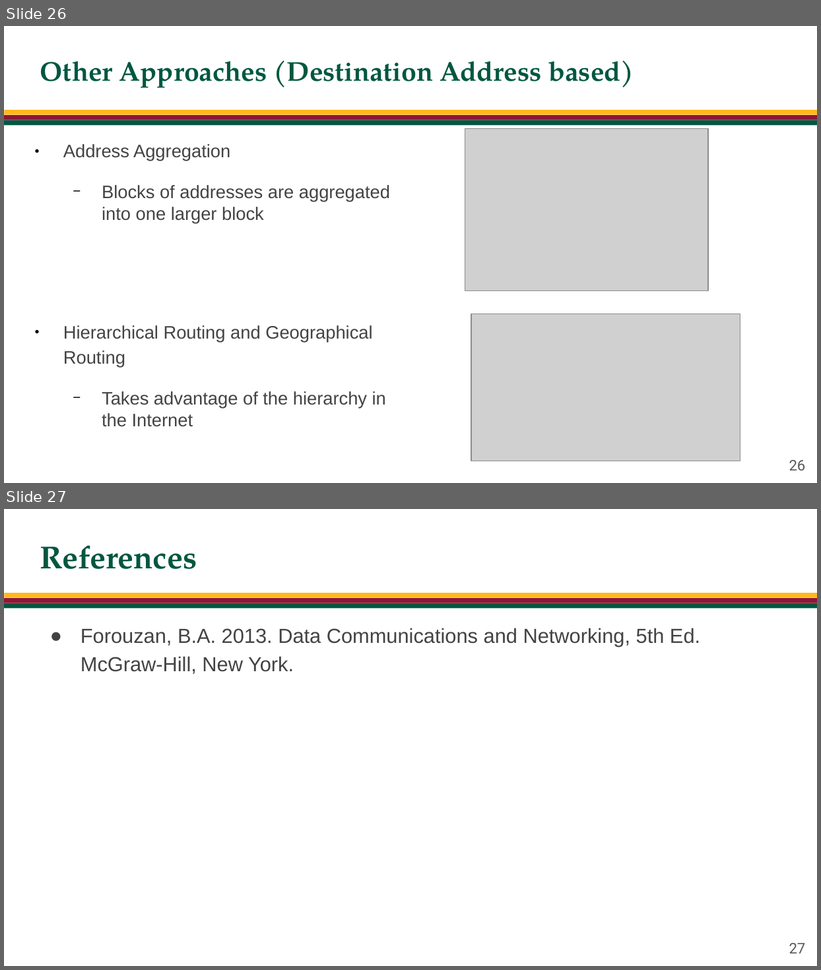
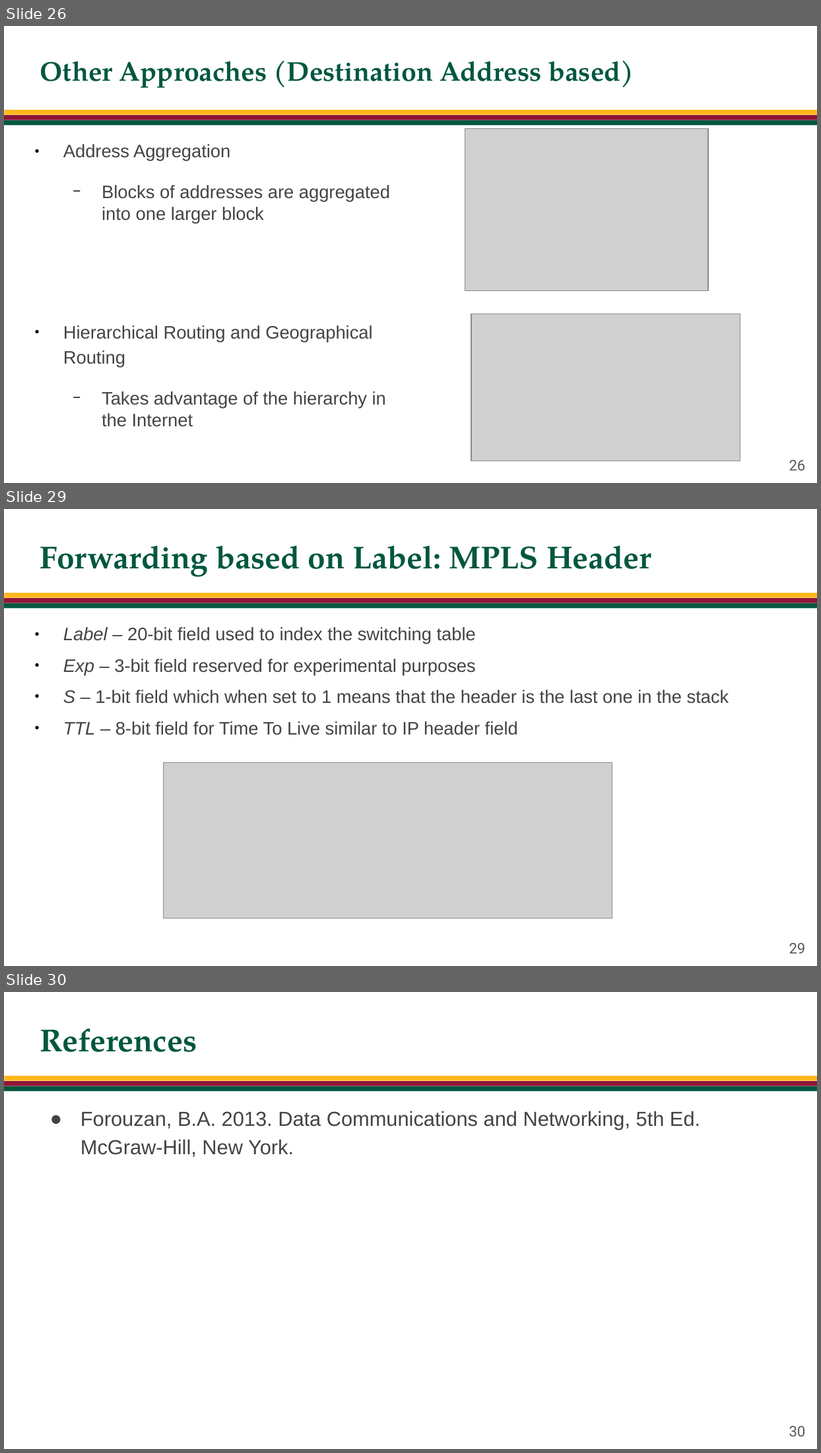
Before and after one commit to jachermocilla/extra-course-materials, a slide deck: cmsc137/slides-rsm/CMSC 137 - 21 - Routing.odp. Shown one above the other, each under a label of ours: slides 26 and 27 before the commit, slides 26, 29 and 30 after it; the slides between them are not shown. The pictures are 821x970 and 821x1453 pixels, drawn with LibreOffice and Linux fonts; fonts in the diff are those of the drawing; grey boxes stand for pictures; background and template pictures are left out. Boxes give left, top, right and bottom in pixels: in the first picture for what was removed or moved away, otherwise in the second. Text is boxed around its words. In the diff, an @@ line names an element or a change of style, - is before the commit and + after.

```diff
--- a/cmsc137/slides-rsm/CMSC 137 - 21 - Routing.odp
+++ b/cmsc137/slides-rsm/CMSC 137 - 21 - Routing.odp
@@ slide 29 added at (x1=4, y1=509, x2=817, y2=966), background #FFFFFF; not listed: 3 template elements that a slide beside it also shows @@
@@ title added at (x1=40, y1=545, x2=651, y2=577), 28 pt, text #005740, bold @@
+Forwarding based on Label: MPLS Header
@@ text added at (x1=63, y1=627, x2=729, y2=735), 16 pt, text #434343 @@
+● Label – 20-bit field used to index the switching table
+● Exp – 3-bit field reserved for experimental purposes
+● S – 1-bit field which when set to 1 means that the header is the last one in the stack
+● TTL – 8-bit field for Time To Live similar to IP header field
@@ picture added at (x1=163, y1=762, x2=613, y2=919) @@
@@ page number added at (x1=789, y1=943, x2=806, y2=954), 13 pt, text #595959 @@
+29
@@ what was slide 27 is now slide 30 @@
@@ page number at (x1=789, y1=1426, x2=806, y2=1437): text changed @@
-27
+30
```
Also in this commit, not shown: 2 slides changed, 2 other slides added, 1 other file.
